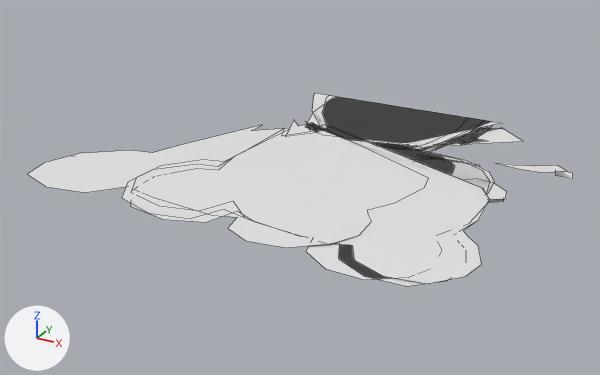
An edit to the Blender file raw/chr_pandagirl.blend, drawn before and after from the same camera.
The view is the same before and after, from a camera (50 mm lens) standing at (1.281, -1.118, 0.735) and looking at (0.396, 0.491, -0.069). The lights are fixed; the arrows at lower left show +X, +Y and +Z. Mesh edges are drawn as thin lines.

Objects in the first picture: 'neutral', 'shock', 'uncomfortable', 'weedz'.
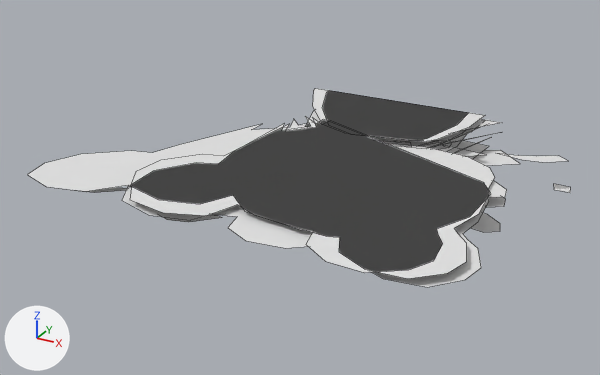
Boxes [x1, y1, x2, y2] around the edits, measured in the pictures (600 x 375 px; the box of a moved part takes in the faces that stretch with it):
```json
{"object": "shock", "change": "reshaped, moved, rescaled", "before": [28, 97, 523, 248], "after": [27, 110, 520, 248]}
{"object": "weedz", "change": "moved, rescaled", "before": [137, 93, 573, 280], "after": [130, 88, 571, 273]}
{"object": "uncomfortable", "change": "reshaped, moved, rescaled", "before": [122, 95, 506, 284], "after": [122, 127, 506, 287]}
{"object": "neutral", "change": "reshaped, moved, rescaled", "before": [130, 99, 493, 286], "after": [130, 91, 507, 279]}
{"part": 1, "of": "me_plane_005", "change": "moved or reshaped", "after": [488, 181, 507, 198], "on screen": "not visible before"}
{"part": 2, "of": "me_plane_005", "change": "moved or reshaped", "before": [382, 144, 493, 190], "after": [382, 141, 495, 189]}
{"part": 3, "of": "me_plane_005", "change": "moved or reshaped", "before": [428, 128, 480, 152], "after": [431, 128, 476, 147]}
{"part": 4, "of": "me_plane_001", "change": "moved or reshaped", "before": [122, 123, 489, 284], "after": [122, 185, 489, 287]}
{"part": 5, "of": "me_plane_006", "change": "moved or reshaped", "before": [28, 120, 384, 248], "after": [28, 120, 312, 248]}
```

Scene script edits in JSON lines:
```json
{"block": "me_plane_005", "where": "me_plane_005.from_pydata(...)  # 156 vertices, 14 faces; spans x 0.123..0.909, y 0.067..0.992, z -0.011..-0.004"}
{"block": "me_plane_005", "where": "# used by ob_neutral; location = (0.0, 0.0, 0.006); scale = (1.0, 1.0, 2.0)"}
{"block": "me_plane_005", "change": "me_plane_005 part 1: the loose piece of 9 vertices spanning x 0.762..0.876, y 0.524..0.625, z -0.011 is moved by (0.0, 0.0, 0.005)"}
{"block": "me_plane_005", "change": "me_plane_005 part 2: the loose piece of 41 vertices spanning x 0.355..0.835, y 0.28..0.74, z -0.01 is moved by (0.0, 0.0, 0.005)"}
{"block": "me_plane_005", "change": "me_plane_005 part 3: the loose piece of 9 vertices spanning x 0.627..0.69, y 0.726..0.992, z -0.01..-0.009 is scaled about its middle by (1, 1, -0.0647), then moved by (0.0, 0.0, 0.004)"}
{"block": "me_plane_001", "where": "me_plane_001.from_pydata(...)  # 180 vertices, 18 faces; spans x 0.101..0.93, y 0.081..0.995, z 0.0..0.009"}
{"block": "me_plane_001", "where": "# used by ob_uncomfortable; location = (0.0, 0.0, -0.017); scale = (1.0, 1.0, 2.0)"}
{"block": "me_plane_001", "change": "me_plane_001 part 4: the loose piece of 29 vertices spanning x 0.126..0.93, y 0.081..0.752, z 0.007..0.009 is scaled about its middle by (1, 1, 0), then moved by (0.0, 0.0, -0.003)"}
{"block": "me_plane_006", "where": "me_plane_006.from_pydata(...)  # 175 vertices, 17 faces; spans x -0.123..0.815, y 0.078..0.993, z 0.0..0.009"}
{"block": "me_plane_006", "where": "# used by ob_shock; location = (0.0, 0.0, -0.017); scale = (1.0, 1.0, 2.0)"}
{"block": "me_plane_006", "change": "me_plane_006 part 5: the loose piece of 29 vertices spanning x -0.123..0.711, y 0.078..0.749, z 0.007..0.009 is moved by (0.0, 0.0, -0.002)"}
{"op": "set", "path": "ob_neutral.location", "old": "(0.0, 0.0, 0.006)", "new": "(0.0, 0.0, 0.05)"}
{"op": "set", "path": "ob_neutral.scale", "old": "(1.0, 1.0, 2.0)", "new": "(1.0, 1.0, 10.0)"}
{"op": "set", "path": "ob_uncomfortable.location", "old": "(0.0, 0.0, -0.017)", "new": "(0.0, 0.0, -0.061)"}
{"op": "set", "path": "ob_uncomfortable.scale", "old": "(1.0, 1.0, 2.0)", "new": "(1.0, 1.0, 10.0)"}
{"op": "set", "path": "ob_shock.location", "old": "(0.0, 0.0, -0.017)", "new": "(0.0, 0.0, -0.061)"}
{"op": "set", "path": "ob_shock.scale", "old": "(1.0, 1.0, 2.0)", "new": "(1.0, 1.0, 10.0)"}
{"op": "set", "path": "ob_weedz.location", "old": "(0.0, 0.0, 0.006)", "new": "(0.0, 0.0, 0.05)"}
{"op": "set", "path": "ob_weedz.scale", "old": "(1.0, 1.0, 2.0)", "new": "(1.0, 1.0, 10.0)"}
```
